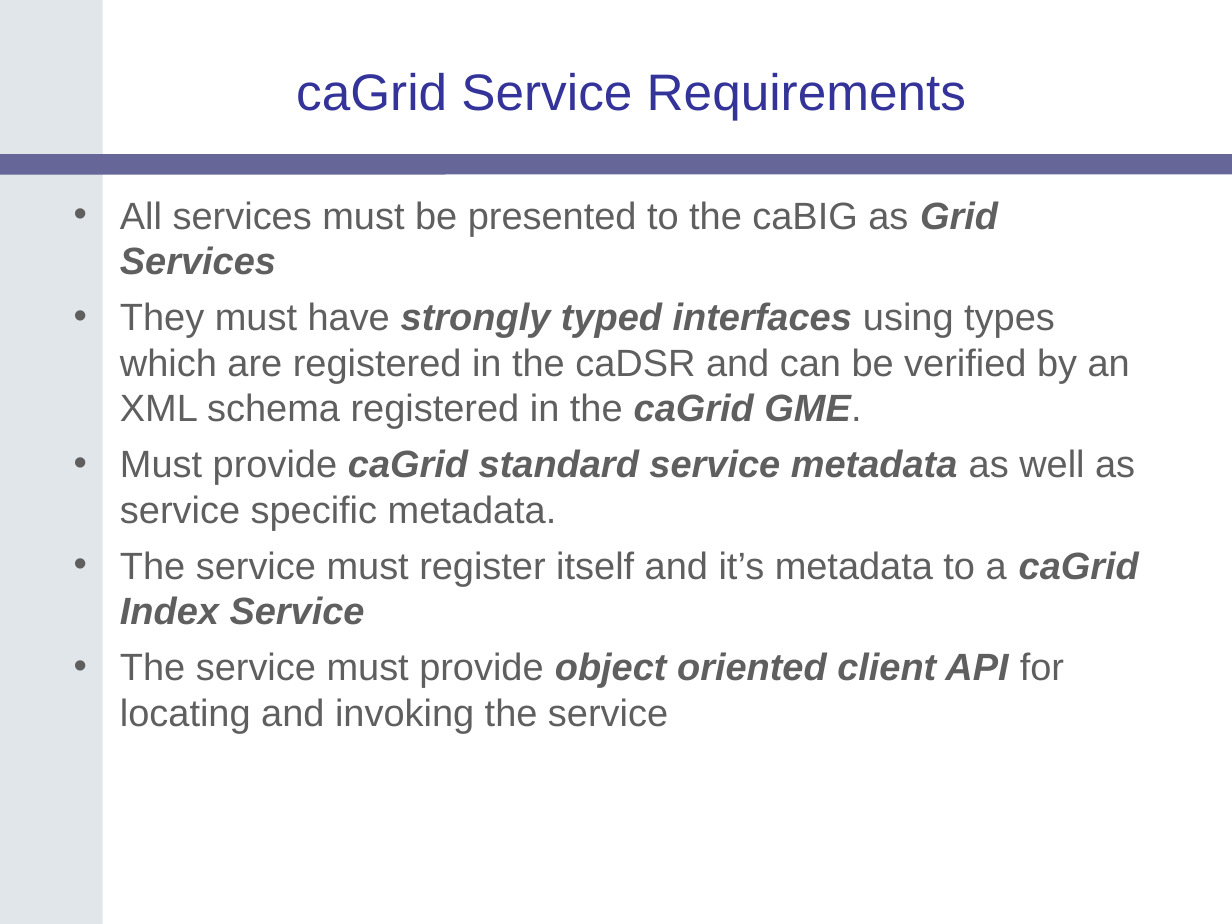
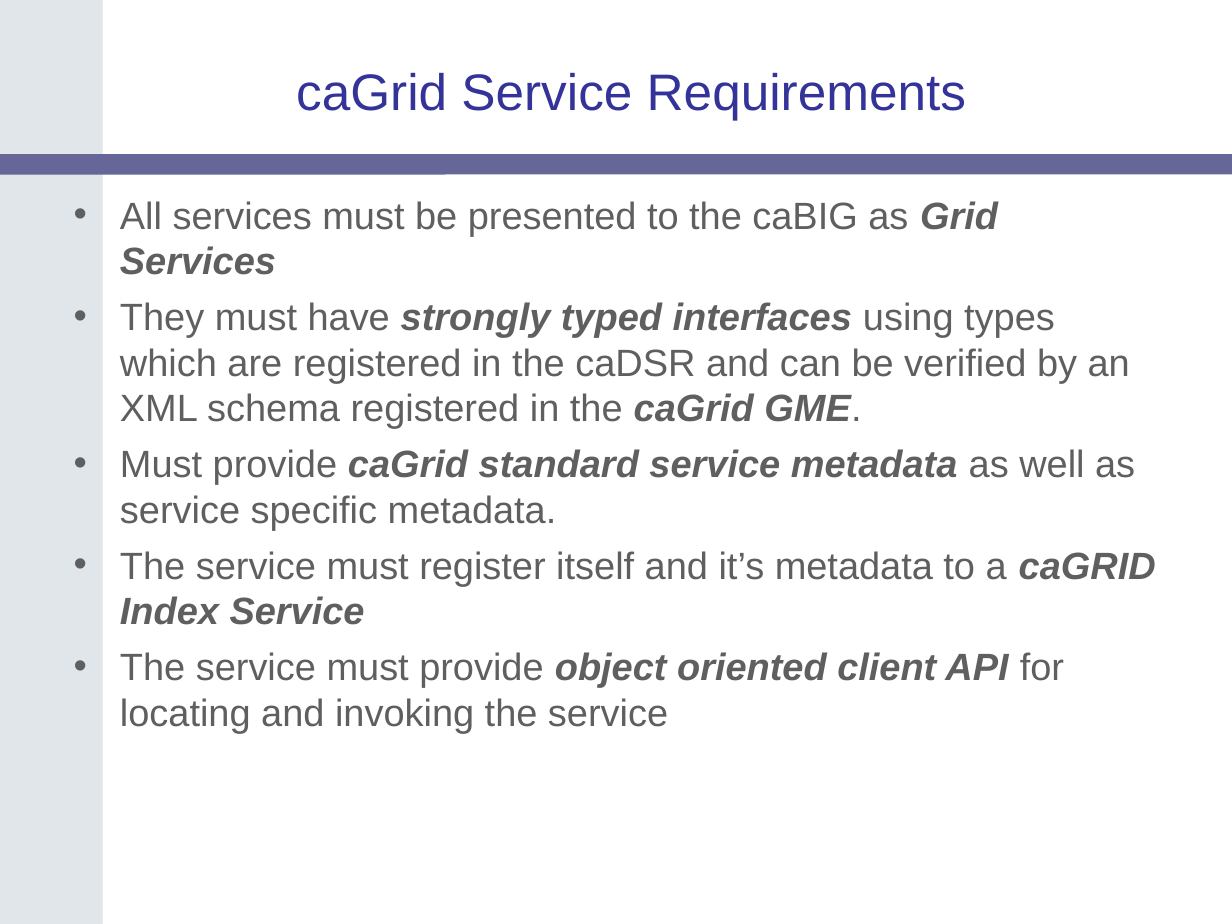
Before and after one commit to NCIP/cagrid-portal, a slide deck: slide 4 of cagrid-1-0/Documentation/presentations/200607_VCDE_ARCH/caGrid-Joint-F2F-Introduce.ppt. Drawn at 1232x924 pixels with LibreOffice and Linux fonts; fonts in the diff are those of the drawing; background and template pictures are left out. Boxes give left, top, right and bottom in pixels: in the first picture for what was removed or moved away, otherwise in the second. Text is boxed around its words. In the diff, an @@ line names an element or a change of style, - is before the commit and + after.

```diff
--- a/cagrid-1-0/Documentation/presentations/200607_VCDE_ARCH/caGrid-Joint-F2F-Introduce.ppt
+++ b/cagrid-1-0/Documentation/presentations/200607_VCDE_ARCH/caGrid-Joint-F2F-Introduce.ppt
@@ text at (120,551,1156,625): text changed @@
-• The service must register itself and it’s metadata to a caGrid Index Service
+• The service must register itself and it’s metadata to a caGRID Index Service
```
Also in this commit, not shown: 17 other slides changed, 9 slides added, 3 slides removed.
